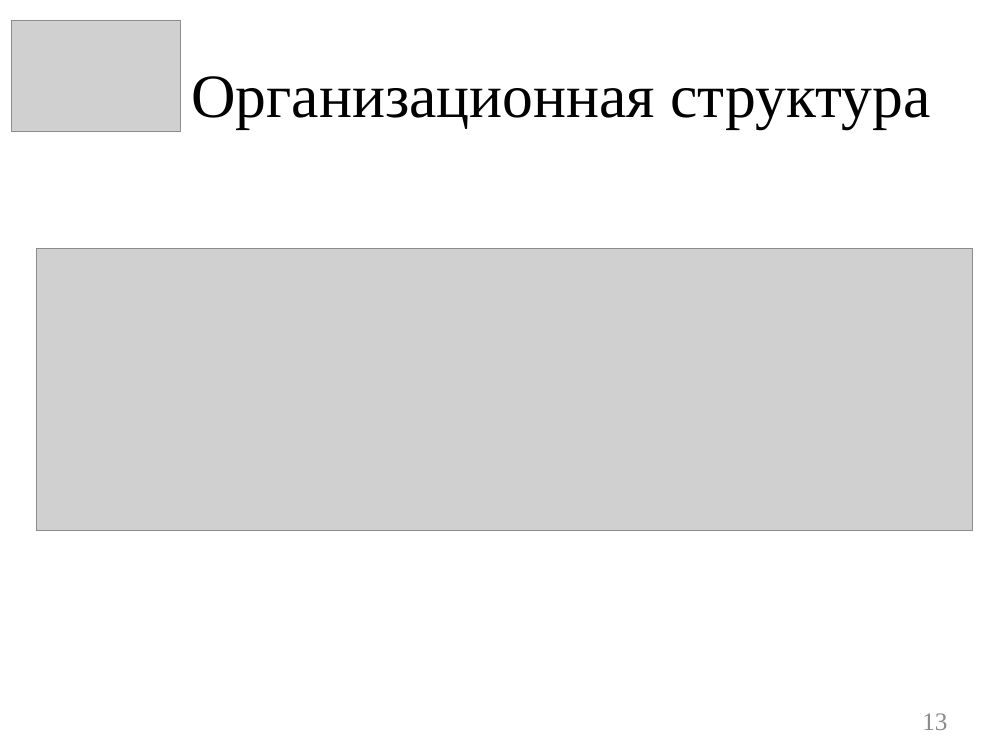
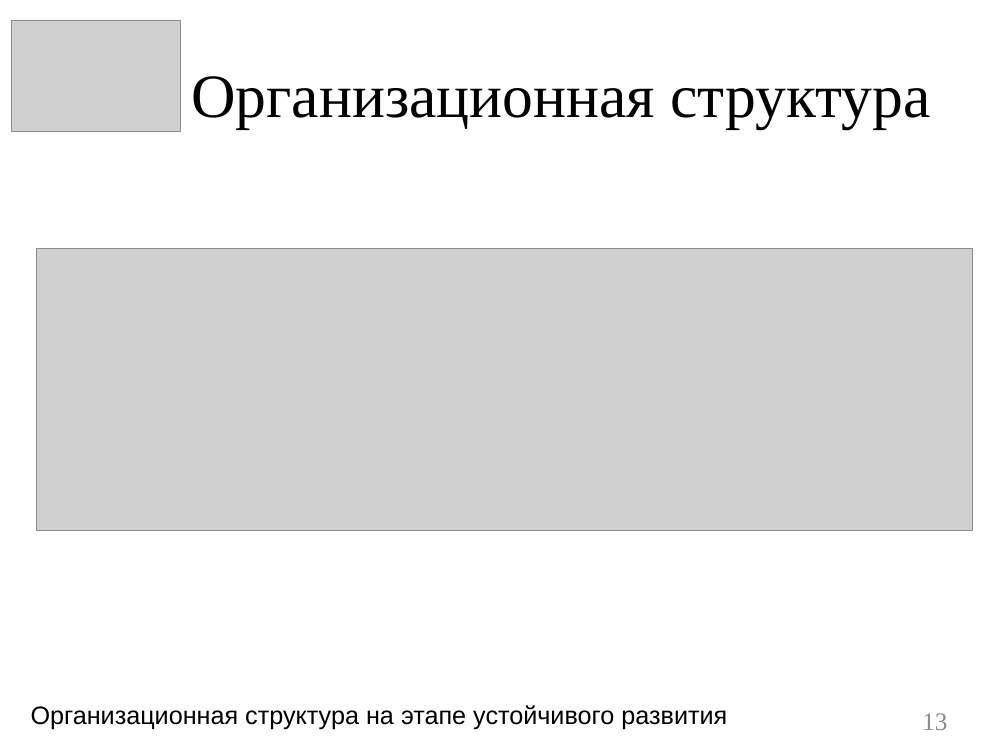
Before and after one commit to kul2002il/lab, a slide deck: slide 13 of Кулманаков Илья, 482(6).pptx. Drawn at 1008x756 pixels with LibreOffice and Linux fonts; fonts in the diff are those of the drawing; grey boxes stand for pictures. Boxes give left, top, right and bottom in pixels: in the first picture for what was removed or moved away, otherwise in the second. Text is boxed around its words. In the diff, an @@ line names an element or a change of style, - is before the commit and + after.

```diff
--- a/Кулманаков Илья, 482(6).pptx
+++ b/Кулманаков Илья, 482(6).pptx
@@ text added at <box>31,705,727,730</box>, 18 pt, text #000000 @@
+Организационная структура на этапе устойчивого развития
```
Also in this commit, not shown: 12 other slides changed, 1 slide added.
